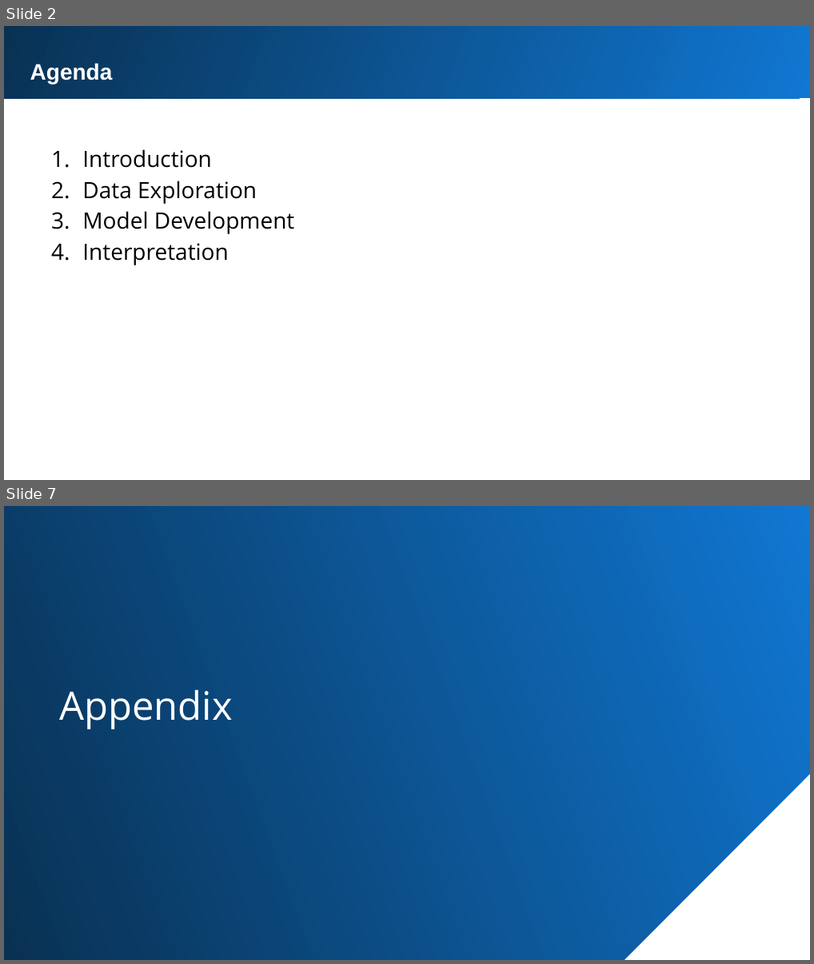
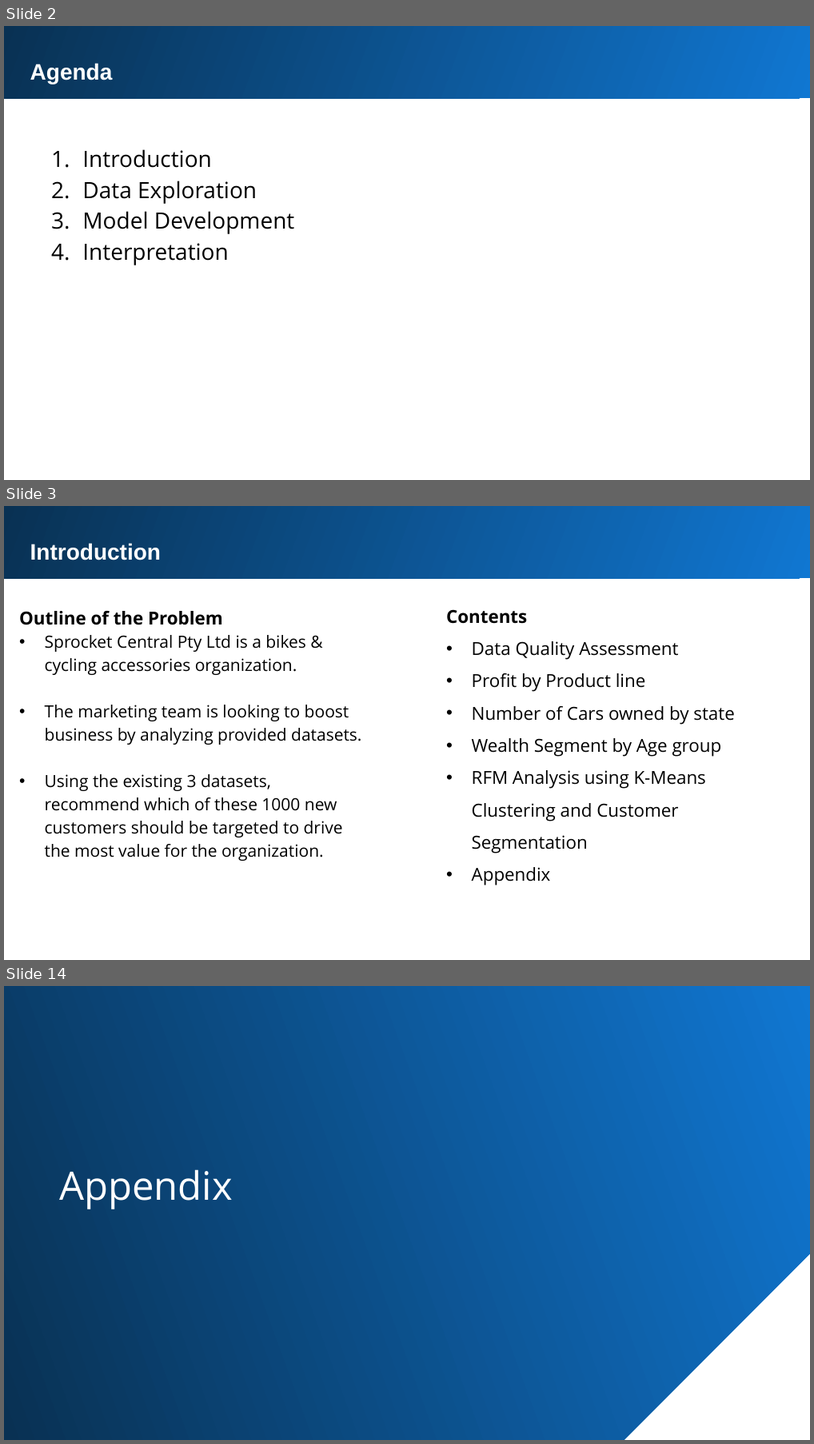
Before and after one commit to Mevhare/Forage-KPMG-AU-Virtual-Internship, a slide deck: Solution/Task 2/Sprocket_Presenation.pptx. Shown one above the other, each under a label of ours: slides 2 and 7 before the commit, slides 2, 3 and 14 after it; the slides between them are not shown. The pictures are 814x964 and 814x1444 pixels, drawn with LibreOffice and Linux fonts; fonts in the diff are those of the drawing. Boxes give left, top, right and bottom in pixels: in the first picture for what was removed or moved away, otherwise in the second. Text is boxed around its words. In the diff, an @@ line names an element or a change of style, - is before the commit and + after.

```diff
--- a/Solution/Task 2/Sprocket_Presenation.pptx
+++ b/Solution/Task 2/Sprocket_Presenation.pptx
@@ slide 3 added at bbox=[4, 506, 810, 960], background #FFFFFF @@
@@ rectangle added at bbox=[4, 506, 810, 579], fill gradient #1077D2 to #093153 @@
@@ text added at bbox=[30, 543, 161, 560], 20 pt, text #FFFFFF, bold @@
+Introduction
@@ text added at bbox=[19, 611, 362, 860], 15 pt, text #000000 @@
+Outline of the Problem
+• Sprocket Central Pty Ltd is a bikes & cycling accessories organization.
+• The marketing team is looking to boost business by analyzing provided datasets.
+• Using the existing 3 datasets, recommend which of these 1000 new customers should be targeted to drive the most value for the organization.
@@ text added at bbox=[446, 609, 734, 885], 16 pt, text #000000 @@
+Contents
+• Data Quality Assessment
+• Profit by Product line
+• Number of Cars owned by state
+• Wealth Segment by Age group
+• RFM Analysis using K-Means Clustering and Customer Segmentation
+• Appendix
@@ what was slide 7 is now slide 14 @@
```
Also in this commit, not shown: 11 other slides added, 5 slides removed, 6 other files.
